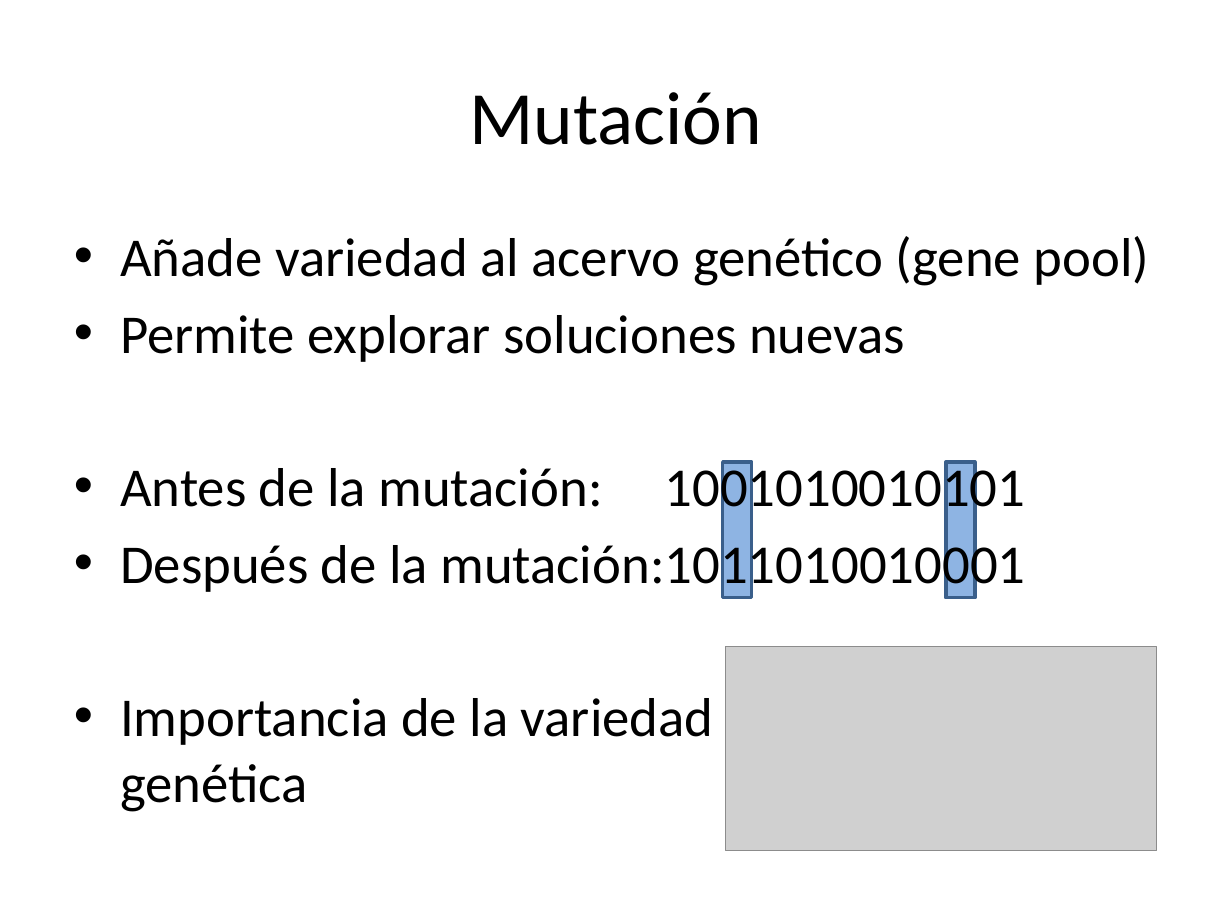
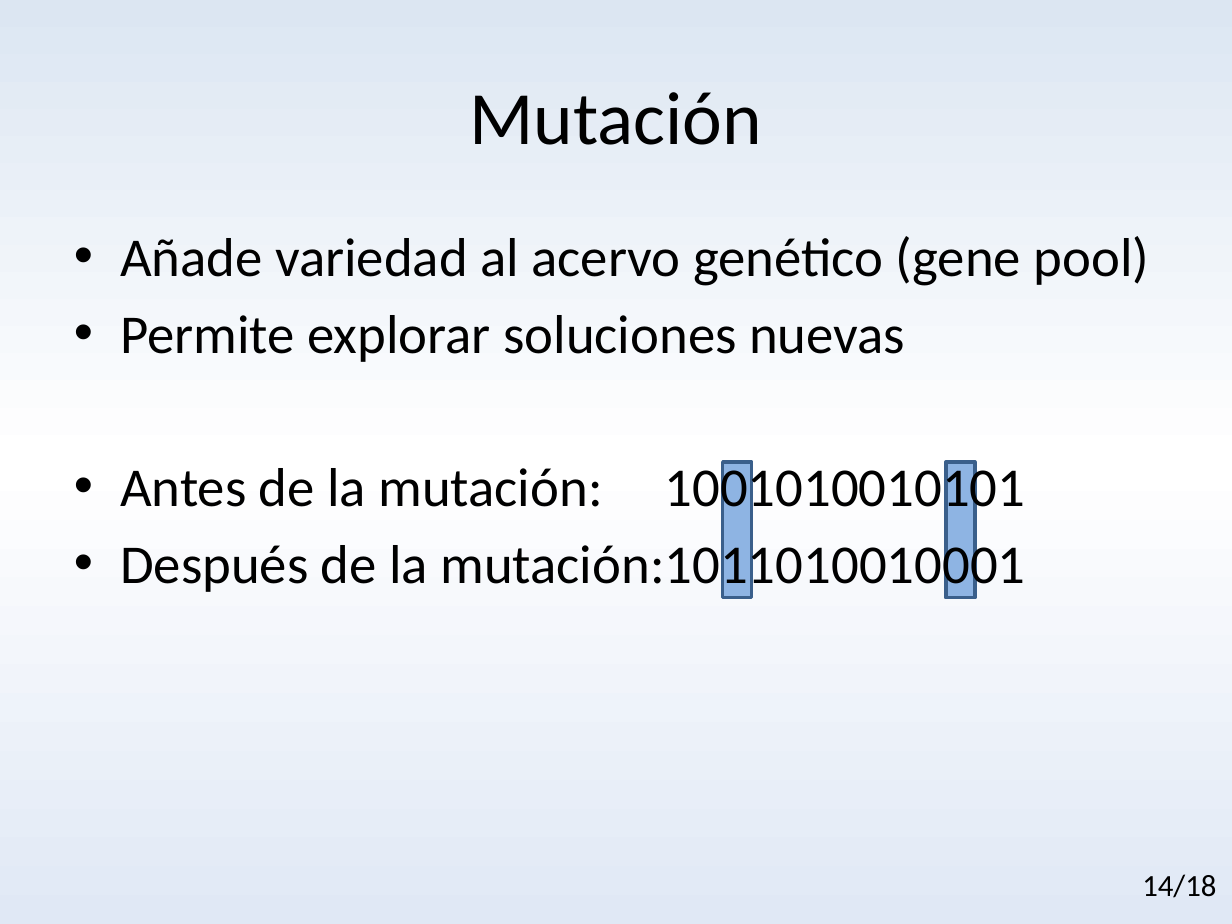
Before and after one commit to AunSiro/Algoritmos-Geneticos-R-Python-Meetup, a slide deck: slide 14 of Introducción a los algoritmos genéticos.pptx (slide 11 before the commit). Drawn at 1232x924 pixels with LibreOffice and Linux fonts; fonts in the diff are those of the drawing; grey boxes stand for pictures. Boxes give left, top, right and bottom in pixels: in the first picture for what was removed or moved away, otherwise in the second. Text is boxed around its words. In the diff, an @@ line names an element or a change of style, - is before the commit and + after.

```diff
--- a/Introducción a los algoritmos genéticos.pptx
+++ b/Introducción a los algoritmos genéticos.pptx
@@ background #FFFFFF to gradient #DCE6F2 to #FFFFFF to #E1E8F5 @@
@@ picture removed at (x1=726, y1=647, x2=1157, y2=851) @@
@@ text at (x1=120, y1=698, x2=714, y2=812): paragraph removed @@
-• Importancia de la variedad
-  genética
@@ text added at (x1=1142, y1=874, x2=1216, y2=898), 18 pt, text #000000 @@
+14/18
```
Also in this commit, not shown: 13 other slides changed, 5 slides added.
